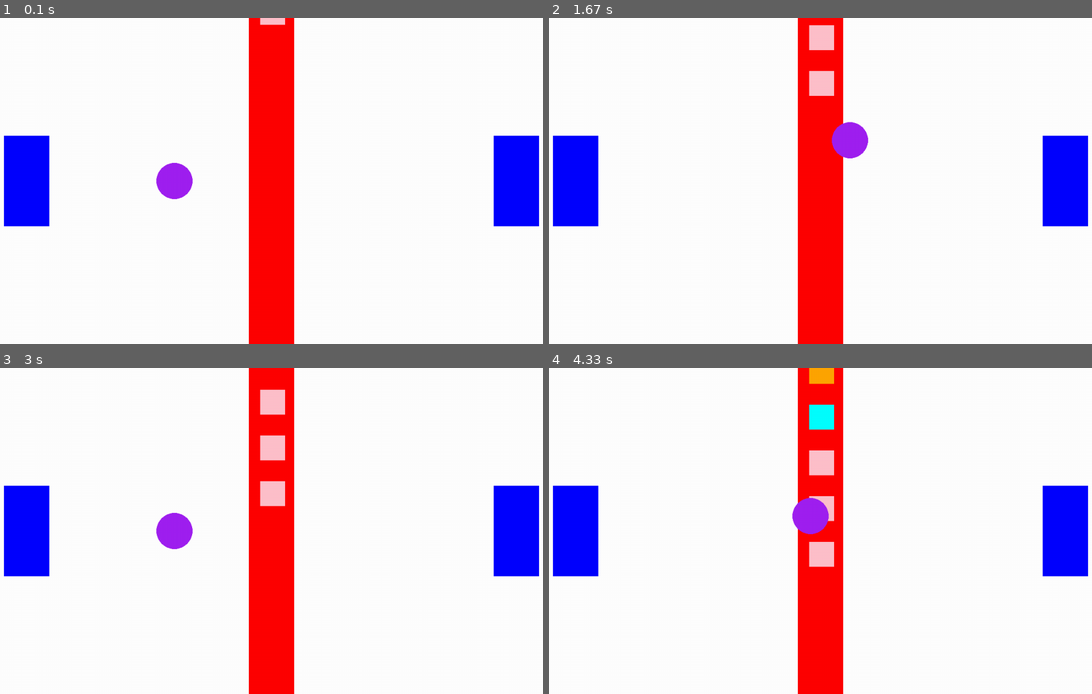
Above: before the commit, frames 1-4 (two rows, left to right).
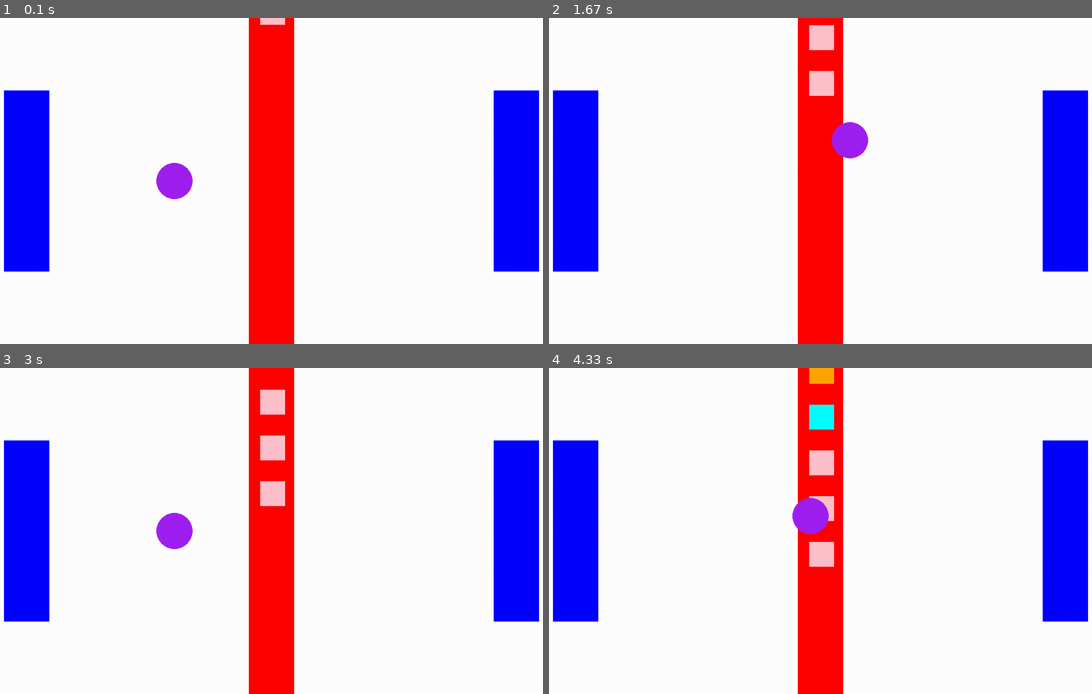
Above: after the commit, the same moments.

Repository: michlima/pygame-project
Game: pygame game, started from main.py
The game is run twice, just before and just after one commit, with the same random seed, the same clock (stepped at 60 frames per second) and the same inputs.
Inputs:
- Up to frame 1 (0.1 s): no input
- Up to frame 2 (1.67 s): hold D 0.33-0.8 s; hold W 0.83-1.13 s; hold D 1.17-1.63 s
- Up to frame 3 (3 s): hold A 1.67-2.2 s; hold S 2.23-2.53 s; hold A 2.57-2.97 s
- Up to frame 4 (4.33 s): hold W 3-3.37 s; hold D 3.4-4.03 s; hold S from 4.07 s (still down)

The runs differ from the first frame. In frame 1, 4.7% of the frame differs, in the area x 0-100%, y 22-78%; in frame 2, 4.7%; in frame 3, 4.7%; in frame 4, 4.7%.

Commit message:
simplified the boxendpoints

Diff:
--- a/main.py
+++ b/main.py
@@ -1,9 +1,9 @@
 import pygame
 import random
 
-def drawConveyer(screen):
+def drawConveyer(screen,x,y,color, w,h):
     #                                                           xAxis              y  width height
-    return pygame.draw.rect(screen, "red", pygame.Rect(screen.get_width() / 2 - 50, 0, 100, screen.get_height()))
+    return pygame.draw.rect(screen, color, pygame.Rect(x, y, w,h))
 
 def conveyBoxes(queuedBoxes, screen):
     conveyerVelocity = pygame.math.Vector2(1, 1)
@@ -32,12 +32,12 @@
 
 #create a boxendpoint on the left side of screen
 def boxendpoint_left(screen_left):
-    endpoint_left= pygame.draw.rect(screen_left, "blue", pygame.Rect(50, screen_left.get_height() / 2 - 100, 100, 200))
+    endpoint_left= pygame.draw.rect(screen_left, "blue", pygame.Rect(50, screen_left.get_height() / 2 - 200, 100, 400))
     return endpoint_left
 
 #create a boxendpoint on the right side of screen
 def boxendpoint_right(screen_right):
-    endpoint_right= pygame.draw.rect(screen_right, "blue", pygame.Rect(screen_right.get_width() - 150, screen_right.get_height() / 2 - 100, 100, 200))
+    endpoint_right= pygame.draw.rect(screen_right, "blue", pygame.Rect(screen_right.get_width() - 150, screen_right.get_height() / 2 - 200, 100, 400))
     return endpoint_right
 
 def main():
@@ -54,10 +54,12 @@
     while running:
         screen.fill("white")
         ## draw coveyer table
-        drawConveyer(screen)
+        drawConveyer(screen, screen.get_width() / 2 - 50,0,"red",100,screen.get_height())
+        drawConveyer(screen, screen.get_width() - 150,screen.get_height() / 2 - 200,"blue",100,400)
+        drawConveyer(screen, 50,screen.get_height() / 2 - 200,"blue",100,400)
 
-        boxendpoint_leftside = boxendpoint_left(screen)
-        boxendpoint_rightside = boxendpoint_right(screen)
+
+
 
 
         count +=1
